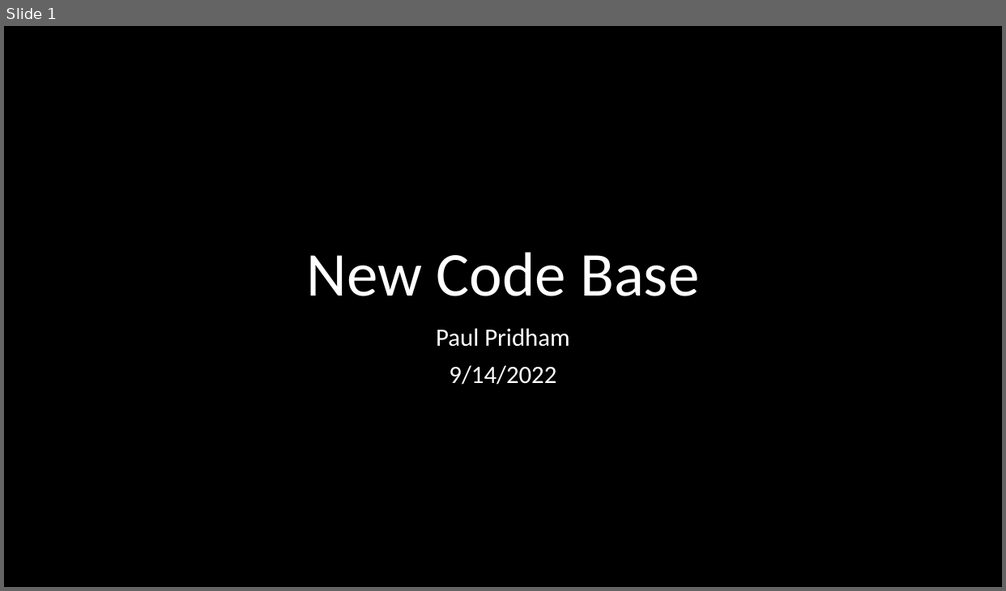
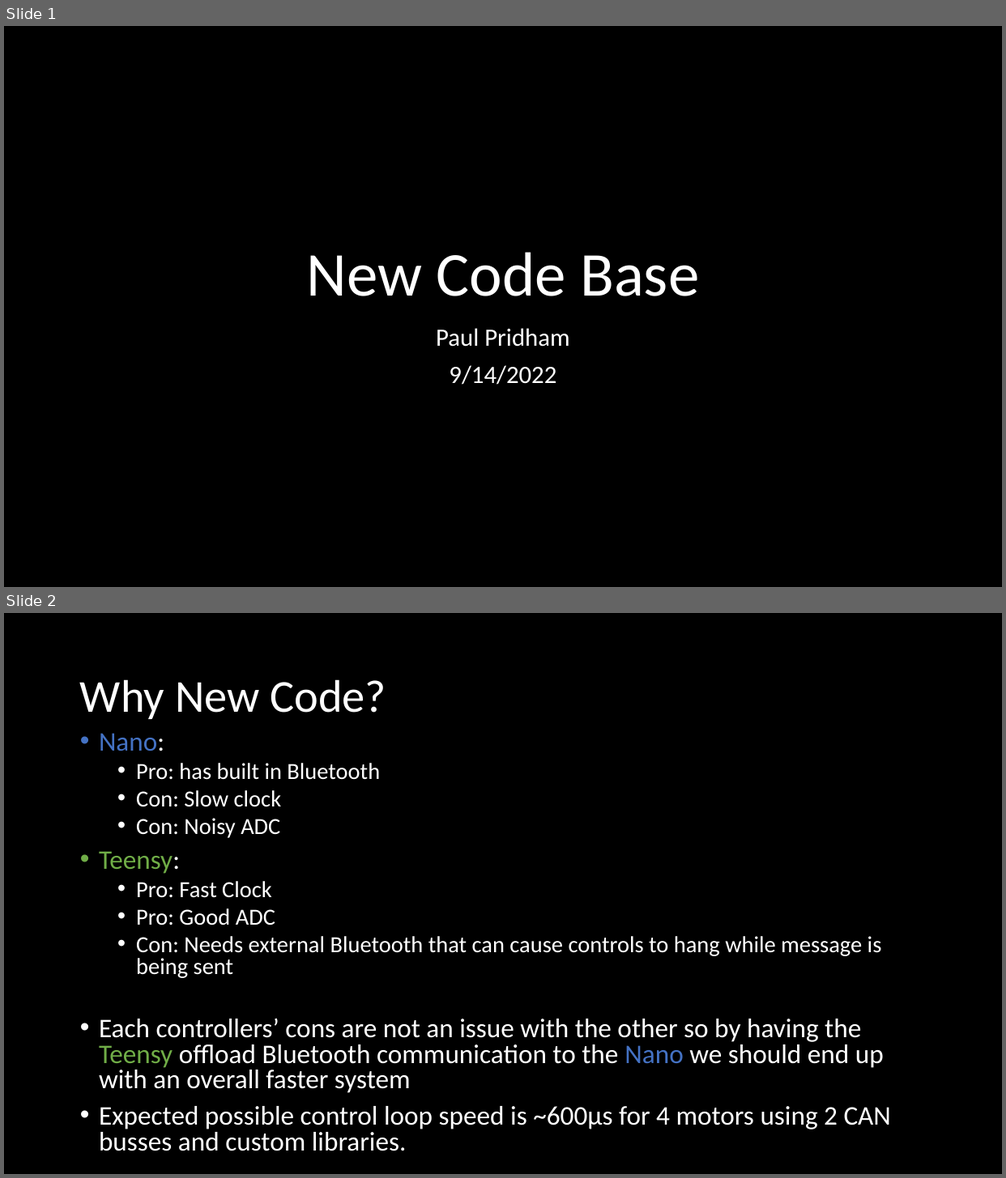
Before and after one commit to naubiomech/ExoCode, a slide deck: Presentations/20220914_Pridham_NewCodeBase.pptx. Shown one above the other, each under a label of ours: slide 1 before the commit, slides 1 and 2 after it. The pictures are 1006x591 and 1006x1178 pixels, drawn with LibreOffice and Linux fonts; fonts in the diff are those of the drawing. Boxes give left, top, right and bottom in pixels: in the first picture for what was removed or moved away, otherwise in the second. Text is boxed around its words. In the diff, an @@ line names an element or a change of style, - is before the commit and + after.

Commit message:
ready for presentation

```diff
--- a/Presentations/20220914_Pridham_NewCodeBase.pptx
+++ b/Presentations/20220914_Pridham_NewCodeBase.pptx
@@ slide 2 added at bbox=[4, 613, 1002, 1174], background #000000 @@
@@ title added at bbox=[80, 679, 386, 719], 44 pt, text #FFFFFF @@
+Why New Code?
@@ text added at bbox=[99, 733, 891, 1152], 25.9 pt, text #FFFFFF @@
+• Nano:
+  • Pro: has built in Bluetooth
+  • Con: Slow clock
+  • Con: Noisy ADC
+• Teensy:
+  • Pro: Fast Clock
+  • Pro: Good ADC
+  • Con: Needs external Bluetooth that can cause controls to hang while message is being sent
+• Each controllers’ cons are not an issue with the other so by having the Teensy offload Bluetooth communication to the Nano we should end up with an overall faster system
+• Expected possible control loop speed is ~600µs for 4 motors using 2 CAN busses and custom libraries.
```
Also in this commit, not shown: 2 slides changed, 8 other slides added.
